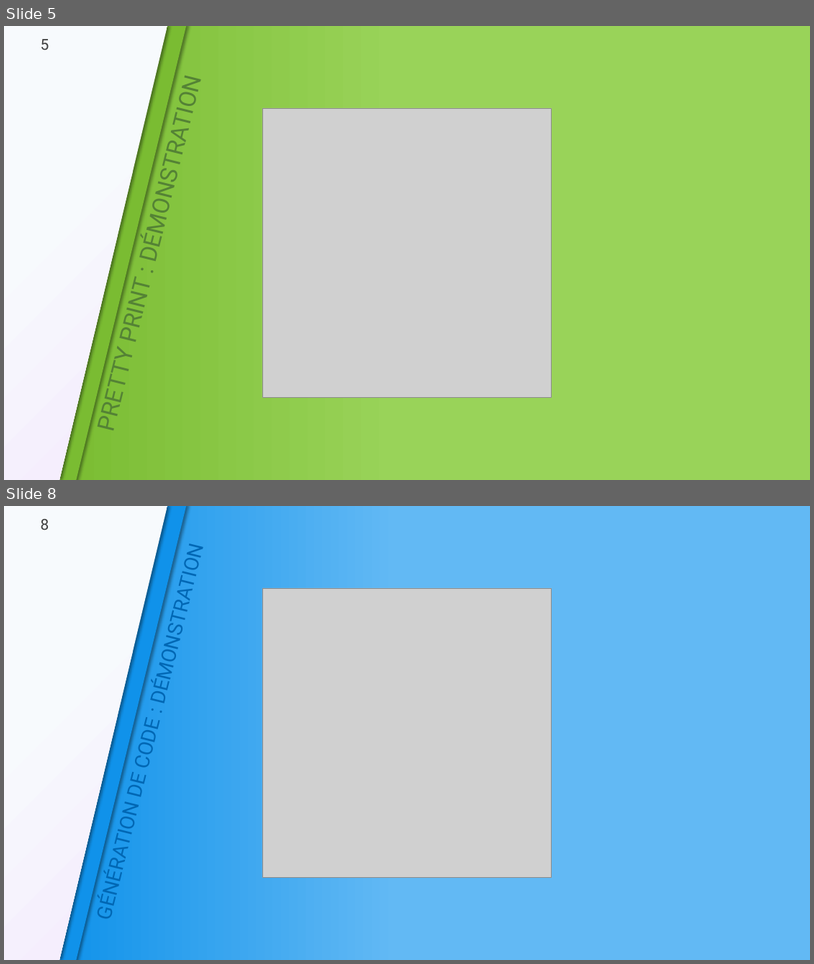
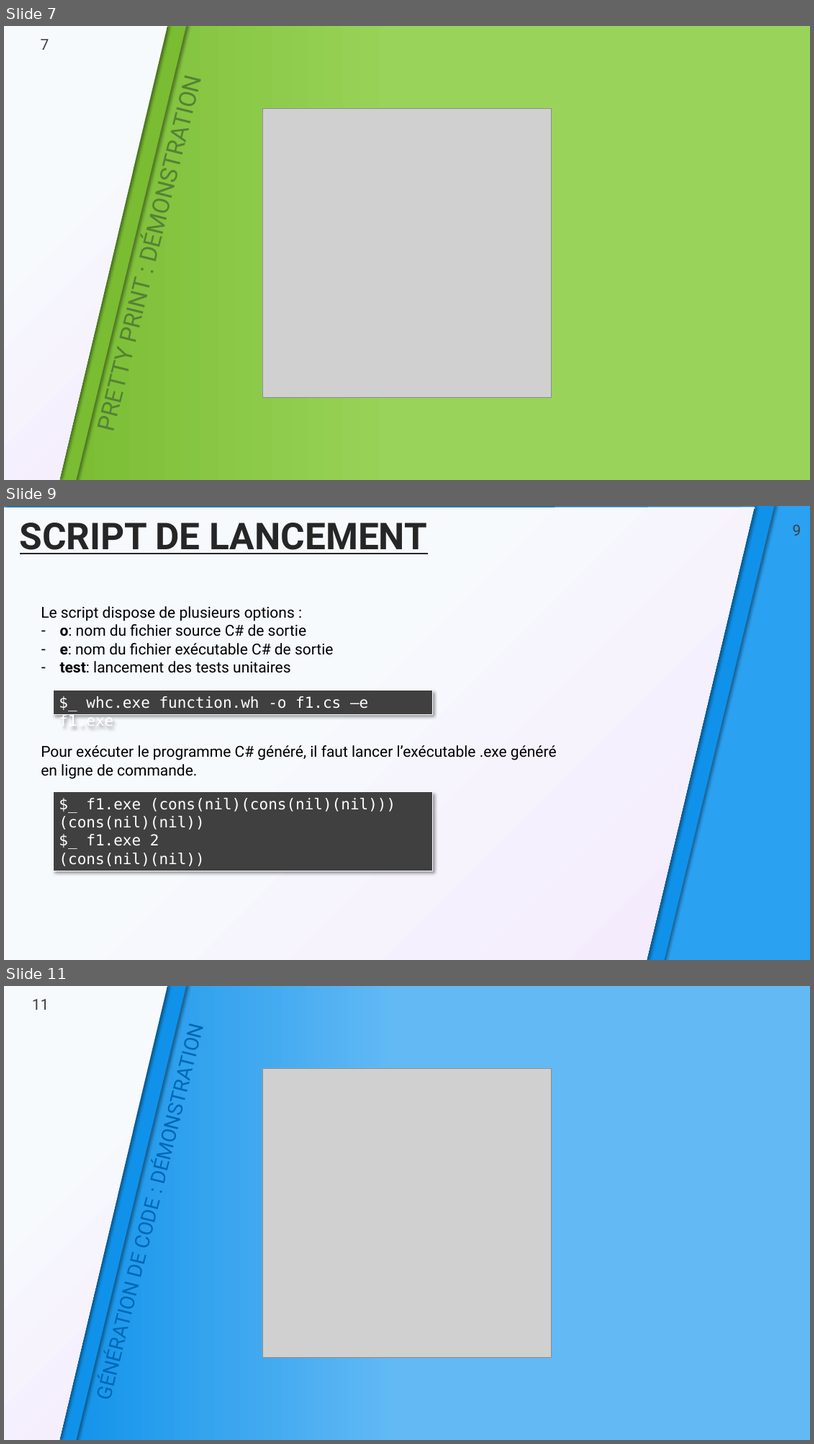
Before and after one commit to Kapcash/Compilation, a slide deck: Documents/Présentation/Demo_Finale.pptx. Shown one above the other, each under a label of ours: slides 5 and 8 before the commit, slides 7, 9 and 11 after it; the slides between them are not shown. The pictures are 814x964 and 814x1444 pixels, drawn with LibreOffice and Linux fonts; fonts in the diff are those of the drawing; grey boxes stand for pictures; background and template pictures are left out. Boxes give left, top, right and bottom in pixels: in the first picture for what was removed or moved away, otherwise in the second. Text is boxed around its words. In the diff, an @@ line names an element or a change of style, - is before the commit and + after.

```diff
--- a/Documents/Présentation/Demo_Finale.pptx
+++ b/Documents/Présentation/Demo_Finale.pptx
@@ slide 9 added at [4, 506, 810, 960], background #2BA1F1 @@
@@ freeform shape added at [4, 507, 756, 960], fill gradient #F7FAFD to #F4E9FD @@
@@ title added at [20, 523, 428, 554], 44 pt, text gradient #262626 to #002E96, bold, underline @@
+SCRIPT DE LANCEMENT
@@ rectangle added at [643, 506, 774, 960], fill #1092EA @@
@@ page number added at [793, 525, 802, 536], 18 pt, text #404040 @@
+9
@@ text added at [41, 606, 333, 673], 18 pt, text #000000 @@
+Le script dispose de plusieurs options :
+– o: nom du fichier source C# de sortie
+– e: nom du fichier exécutable C# de sortie
+– test: lancement des tests unitaires
@@ rectangle added at [53, 690, 433, 714], fill #404040, outline #FFFFFF 0.75 pt, 18 pt, text #FFFFFF @@
+$_ whc.exe function.wh -o f1.cs –e f1.exe
@@ text added at [41, 745, 557, 779], 18 pt, text #000000 @@
+Pour exécuter le programme C# généré, il faut lancer l’exécutable .exe généré en ligne de commande.
@@ rectangle added at [53, 792, 433, 871], fill #404040, outline #FFFFFF 0.75 pt, 18 pt, text #FFFFFF @@
+$_ f1.exe (cons(nil)(cons(nil)(nil)))
+(cons(nil)(nil))
+$_ f1.exe 2
+(cons(nil)(nil))
@@ what was slide 5 is now slide 7 @@
@@ page number at [41, 39, 49, 50]: text changed @@
-5
+7
@@ what was slide 8 is now slide 11 @@
@@ page number at [32, 999, 49, 1010]: text changed @@
-8
+11
```
Also in this commit, not shown: 4 slides changed, 3 other slides added, 4 other files.
